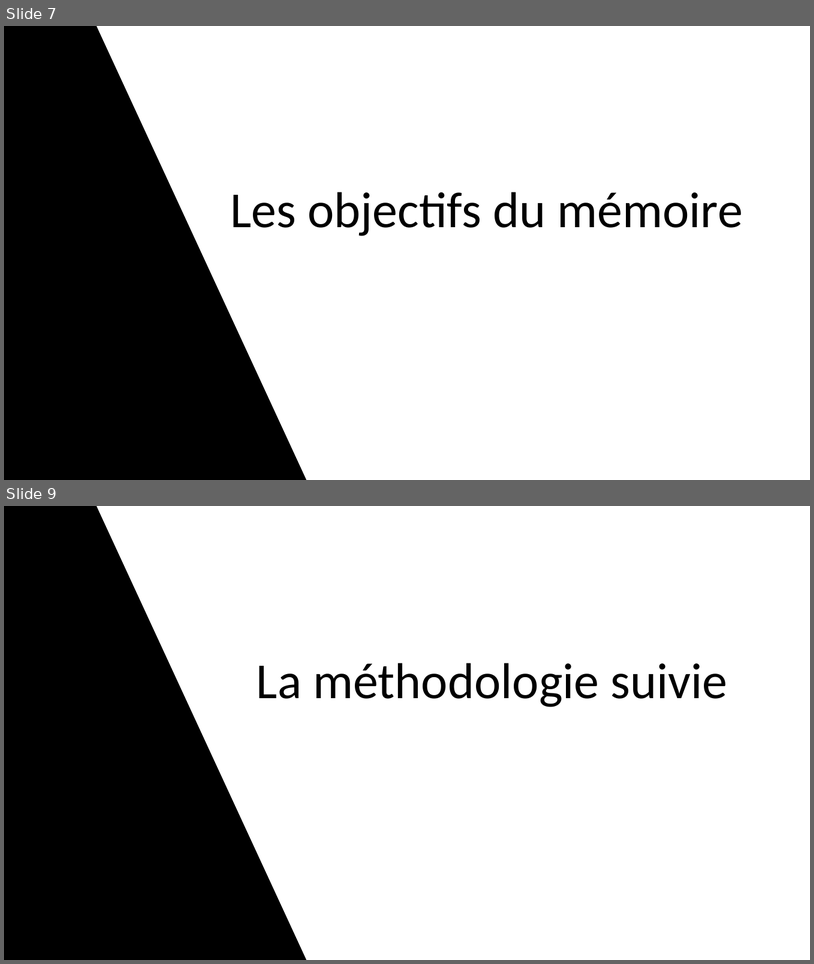
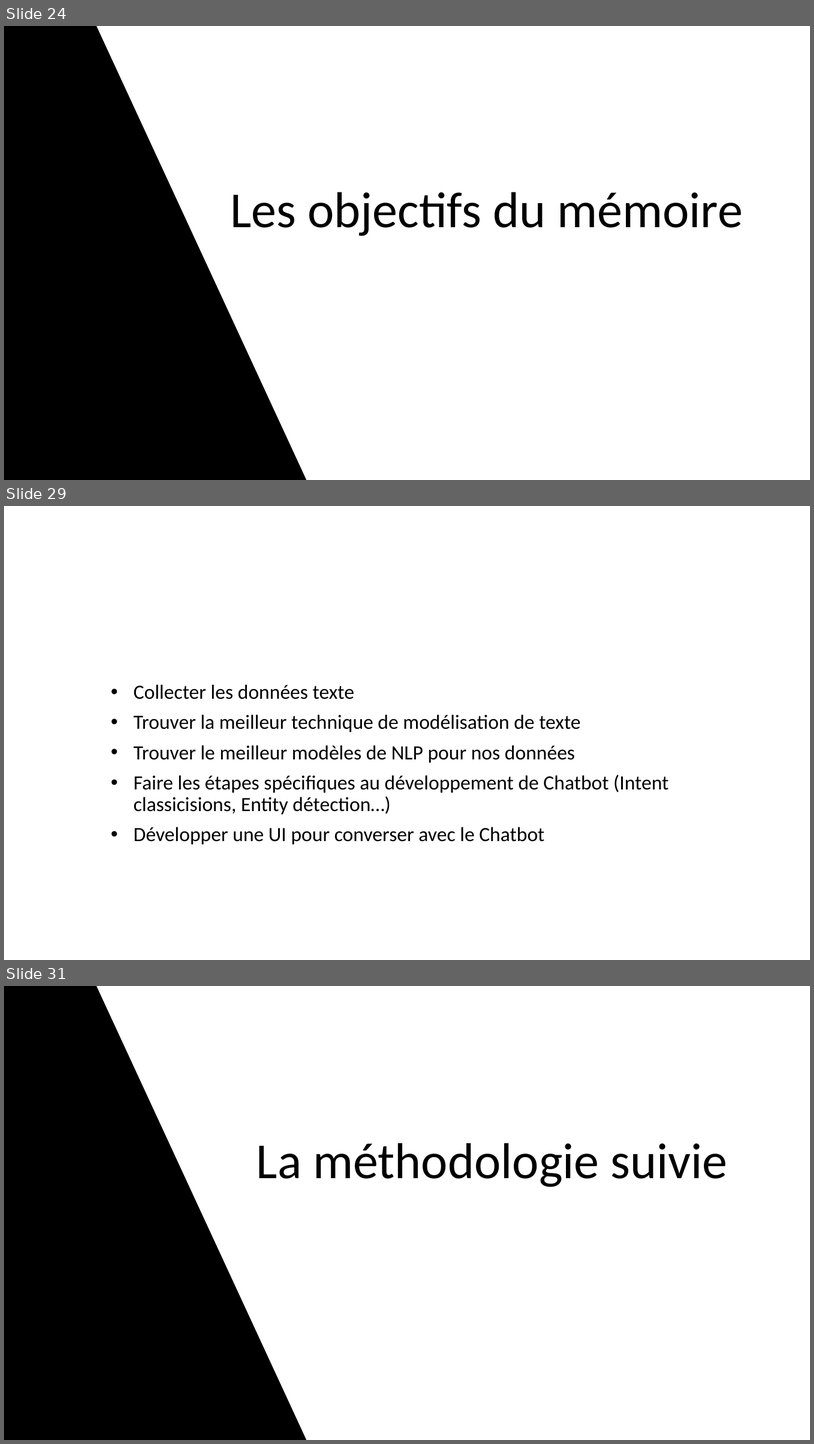
Before and after one commit to Jah-Say10/Master-Thesis-Omar-DIASSE, a slide deck: Presentation/Presentation Memoire.pptx. Shown one above the other, each under a label of ours: slides 7 and 9 before the commit, slides 24, 29 and 31 after it; the slides between them are not shown. The pictures are 814x964 and 814x1444 pixels, drawn with LibreOffice and Linux fonts; fonts in the diff are those of the drawing. Boxes give left, top, right and bottom in pixels: in the first picture for what was removed or moved away, otherwise in the second. Text is boxed around its words. In the diff, an @@ line names an element or a change of style, - is before the commit and + after.

```diff
--- a/Presentation/Presentation Memoire.pptx
+++ b/Presentation/Presentation Memoire.pptx
@@ slide 29 added at [4, 506, 810, 960], background #FFFFFF @@
@@ subtitle added at [134, 684, 669, 844], 24 pt, text #000000 @@
+• Collecter les données texte
+• Trouver la meilleur technique de modélisation de texte
+• Trouver le meilleur modèles de NLP pour nos données
+• Faire les étapes spécifiques au développement de Chatbot (Intent classicisions, Entity détection…)
+• Développer une UI pour converser avec le Chatbot
@@ what was slide 7 is now slide 24 @@
@@ what was slide 9 is now slide 31 @@
```
Also in this commit, not shown: 4 slides changed, 21 other slides added, 3 other files.
